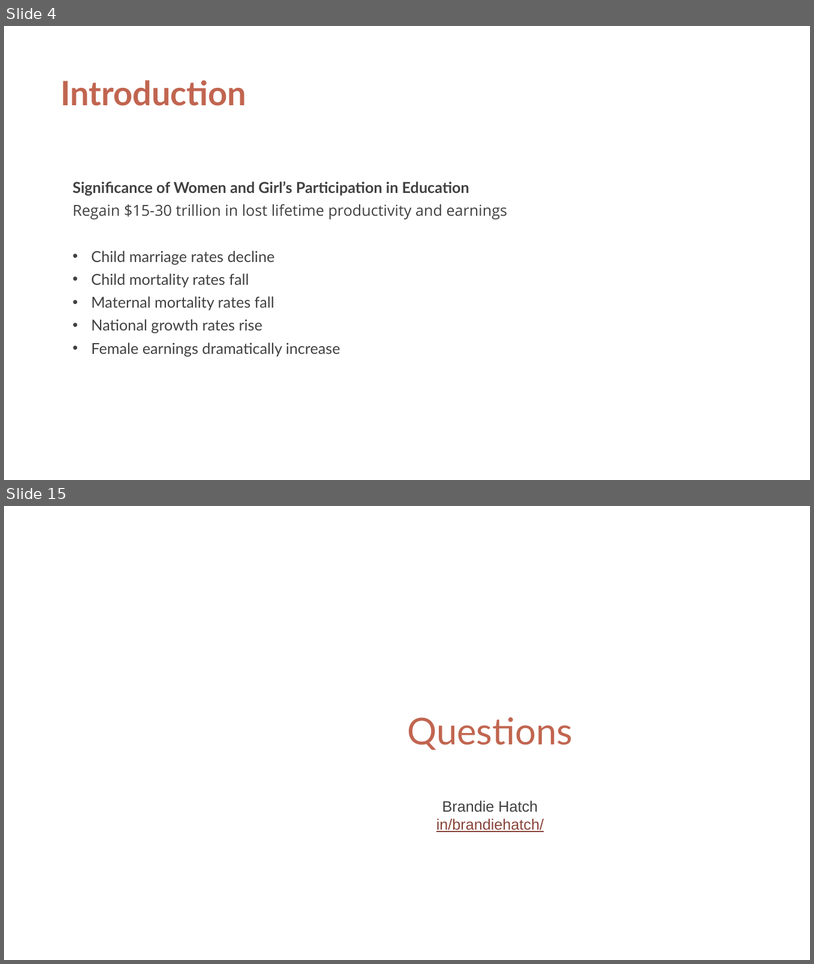
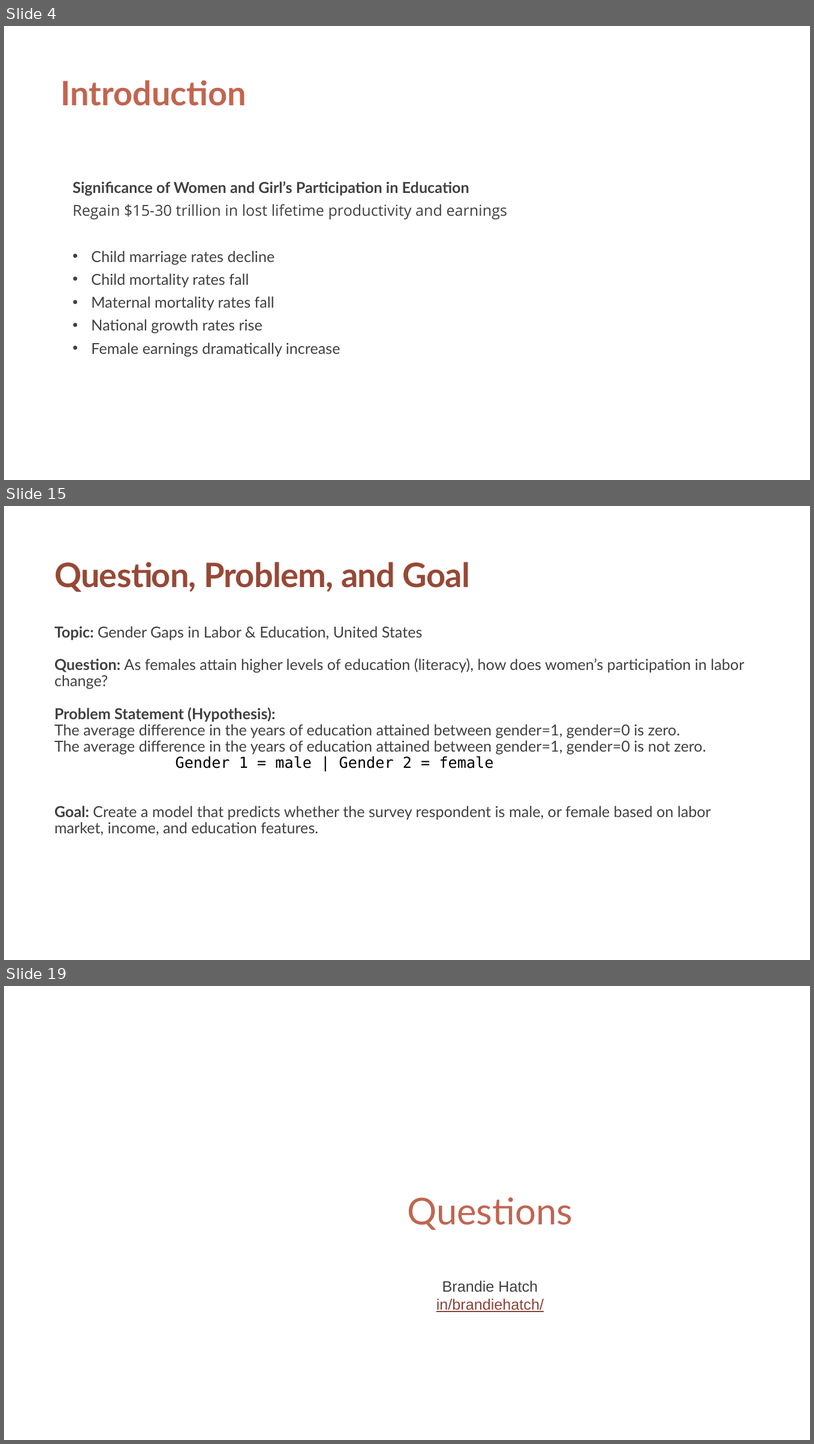
Before and after one commit to brandiehatch/capstone, a slide deck: capstone.pptx. Shown one above the other, each under a label of ours: slides 4 and 15 before the commit, slides 4, 15 and 19 after it; the slides between them are not shown. The pictures are 814x964 and 814x1444 pixels, drawn with LibreOffice and Linux fonts; fonts in the diff are those of the drawing; background and template pictures are left out. Boxes give left, top, right and bottom in pixels: in the first picture for what was removed or moved away, otherwise in the second. Text is boxed around its words. In the diff, an @@ line names an element or a change of style, - is before the commit and + after.

```diff
--- a/capstone.pptx
+++ b/capstone.pptx
@@ slide 15 added at (x1=4, y1=506, x2=810, y2=960), background #FFFFFF @@
@@ title added at (x1=54, y1=562, x2=471, y2=592), 40 pt, text #974836, bold @@
+Question, Problem, and Goal
@@ text added at (x1=54, y1=626, x2=744, y2=835), 18 pt, text #404040 @@
+Topic: Gender Gaps in Labor & Education, United States
+Question: As females attain higher levels of education (literacy), how does women’s participation in labor change?
+Problem Statement (Hypothesis):
+The average difference in the years of education attained between gender=1, gender=0 is zero.
+The average difference in the years of education attained between gender=1, gender=0 is not zero.
+Gender 1 = male | Gender 2 = female
+Goal: Create a model that predicts whether the survey respondent is male, or female based on labor market, income, and education features.
@@ what was slide 15 is now slide 19 @@
```
Also in this commit, not shown: 3 slides changed, 9 other slides added, 6 slides removed, 12 other files.
